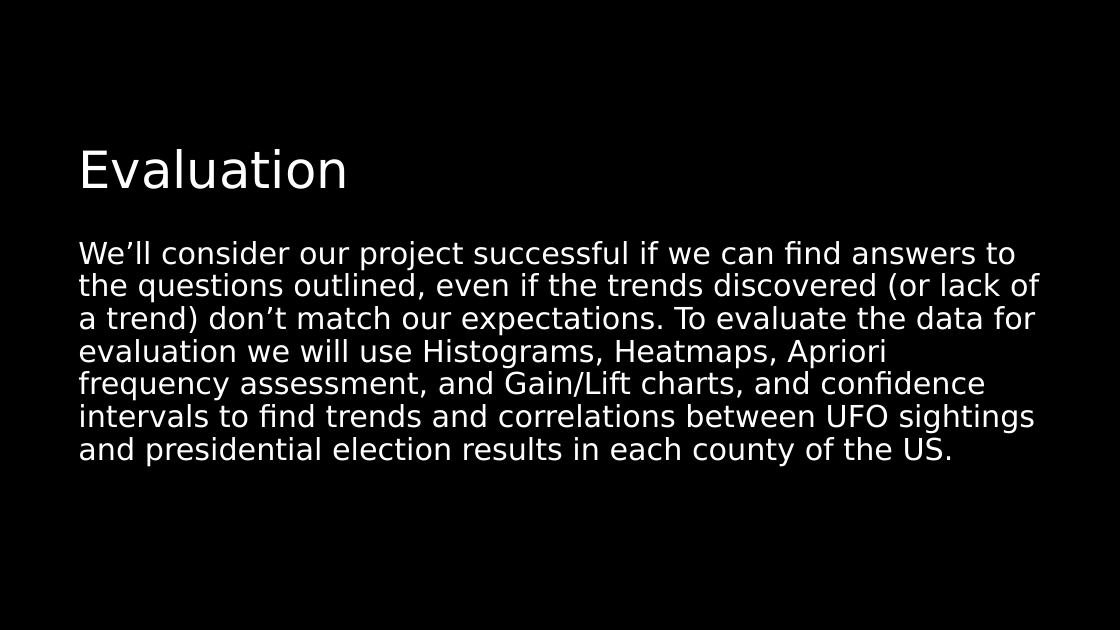
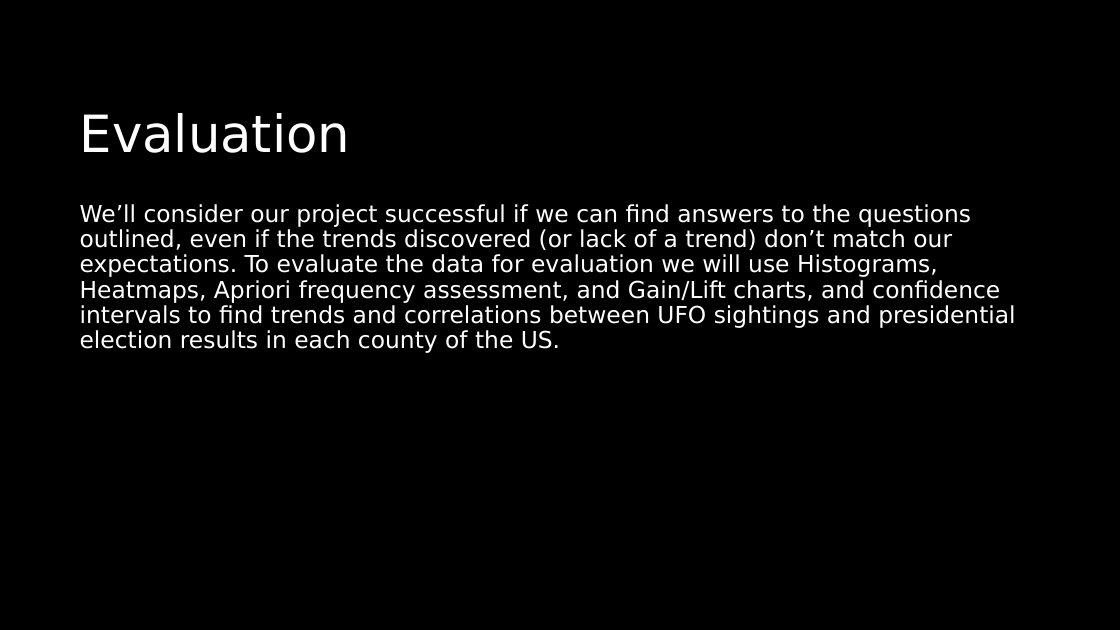
Before and after one commit to KWolley/CSPB4502_DreamTeam, a slide deck: slide 8 of UFO_presidentalElections.pptx. Drawn at 1120x630 pixels with LibreOffice and Linux fonts; fonts in the diff are those of the drawing. Boxes give left, top, right and bottom in pixels: in the first picture for what was removed or moved away, otherwise in the second. Text is boxed around its words. In the diff, an @@ line names an element or a change of style, - is before the commit and + after.

```diff
--- a/UFO_presidentalElections.pptx
+++ b/UFO_presidentalElections.pptx
@@ title "Evaluation": place and size @@
-title "Evaluation" at bbox=[78, 149, 349, 189]
+title "Evaluation" at bbox=[80, 113, 351, 153]
@@ text "We’ll consider our project successful ...": place and size @@
-text "We’ll consider our project successful ..." at bbox=[78, 241, 1039, 466]
+text "We’ll consider our project successful ..." at bbox=[80, 204, 1015, 353]
@@ text "We’ll consider our project successful ..." at bbox=[80, 204, 1015, 353]: size 25.9 to 20 pt @@
```
Also in this commit, not shown: 6 other slides changed.
